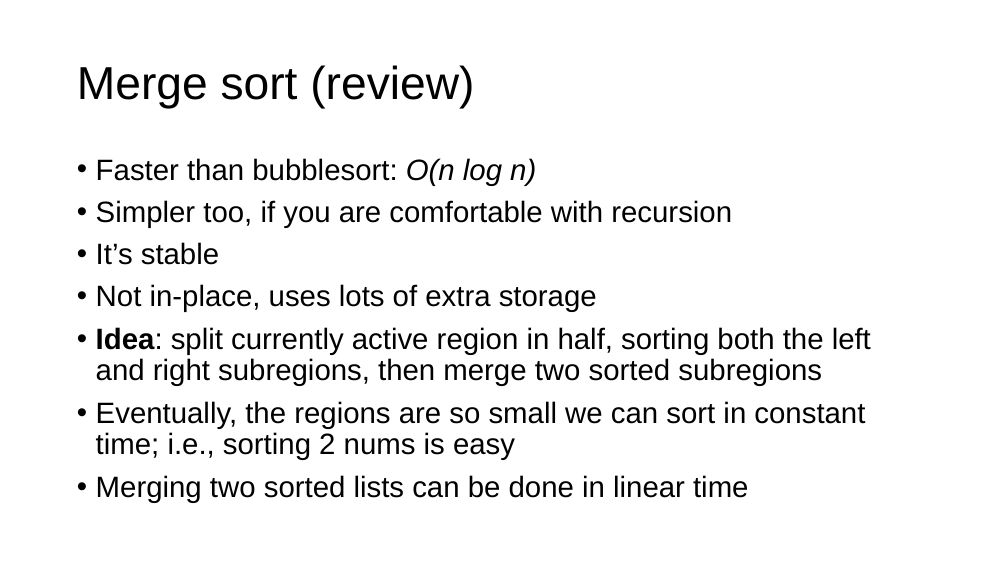
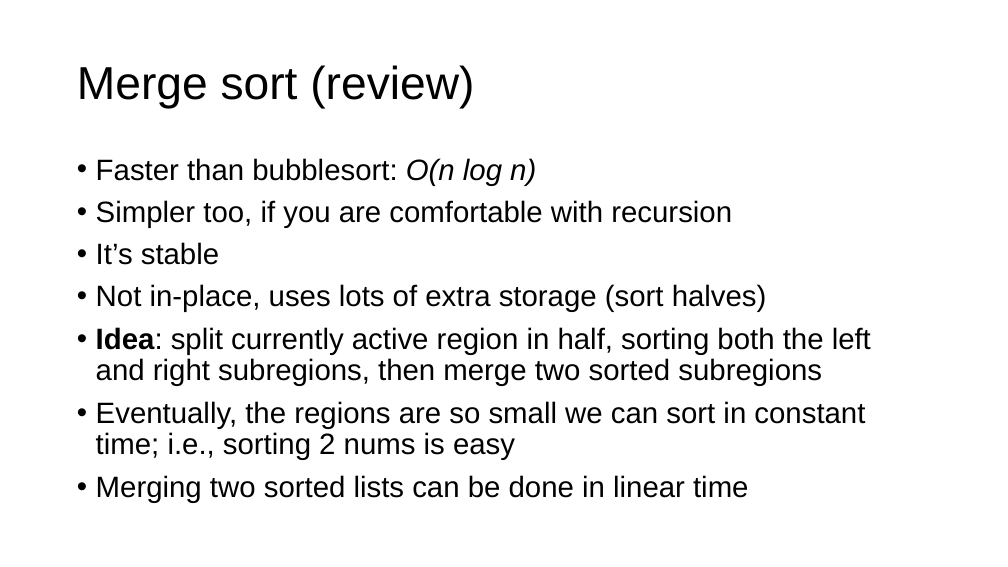
Before and after one commit to parrt/msds689, a slide deck: slide 5 of notes/sorting.pptx. Drawn at 1008x567 pixels with LibreOffice and Linux fonts; fonts in the diff are those of the drawing; background and template pictures are left out. Boxes give left, top, right and bottom in pixels: in the first picture for what was removed or moved away, otherwise in the second. Text is boxed around its words. In the diff, an @@ line names an element or a change of style, - is before the commit and + after.

```diff
--- a/notes/sorting.pptx
+++ b/notes/sorting.pptx
@@ text at bbox=[96, 284, 767, 312]: text changed @@
-• Not in-place, uses lots of extra storage
+• Not in-place, uses lots of extra storage (sort halves)
```
Also in this commit, not shown: 9 other slides changed, 3 slides added, 8 other files.
